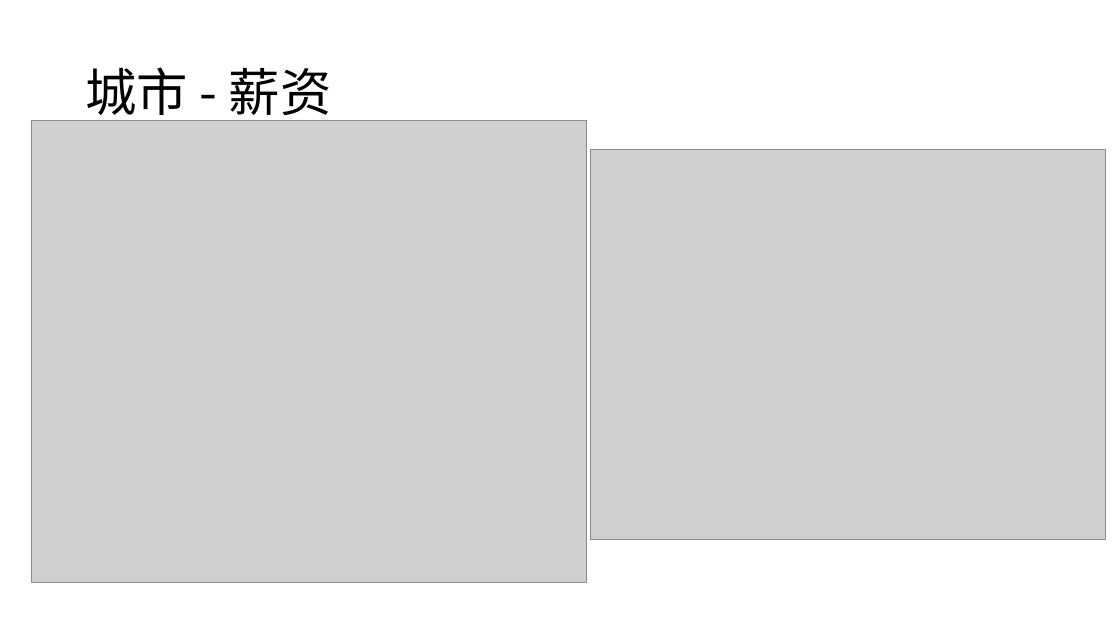
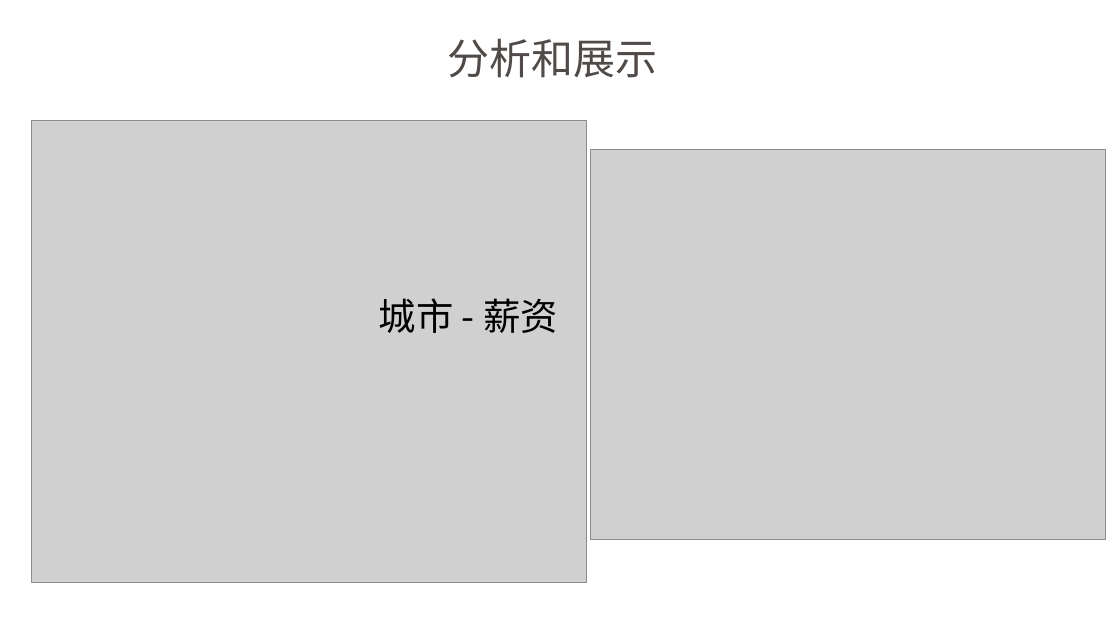
Before and after one commit to ShiyuNie/DataAnalysisSample-python, a slide deck: slide 9 of LagouAnalyst.pptx (slide 4 before the commit). Drawn at 1120x630 pixels with LibreOffice and Linux fonts; fonts in the diff are those of the drawing; grey boxes stand for pictures. Boxes give left, top, right and bottom in pixels: in the first picture for what was removed or moved away, otherwise in the second. Text is boxed around its words. In the diff, an @@ line names an element or a change of style, - is before the commit and + after.

```diff
--- a/LagouAnalyst.pptx
+++ b/LagouAnalyst.pptx
@@ text added at [447,38,657,78], 36 pt, text #504B48 @@
+分析和展示
@@ title "城市 - 薪资": place and size @@
-title "城市 - 薪资" at [85,67,332,124]
+title "城市 - 薪资" at [379,298,558,333]
@@ title "城市 - 薪资" at [379,298,558,333]: size 44 to 32 pt @@
```
Also in this commit, not shown: 13 other slides changed, 8 slides added, 3 slides removed.
